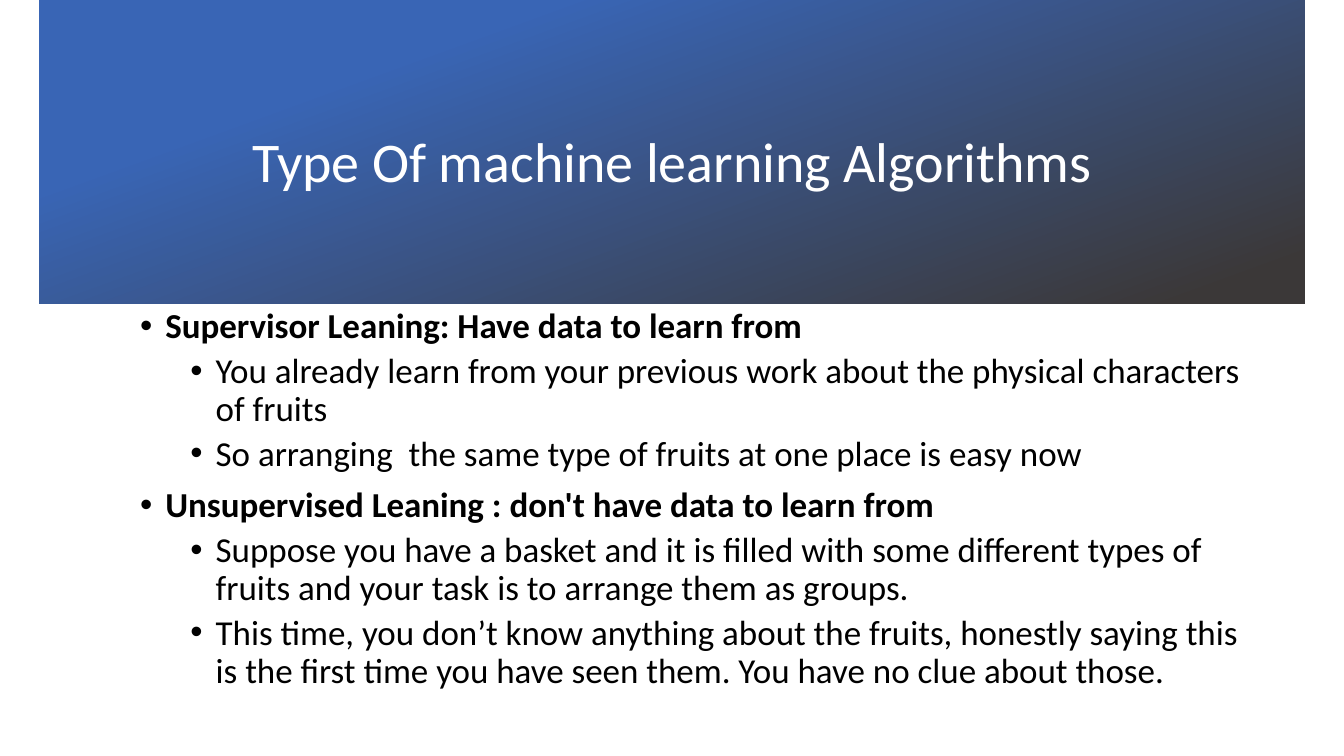
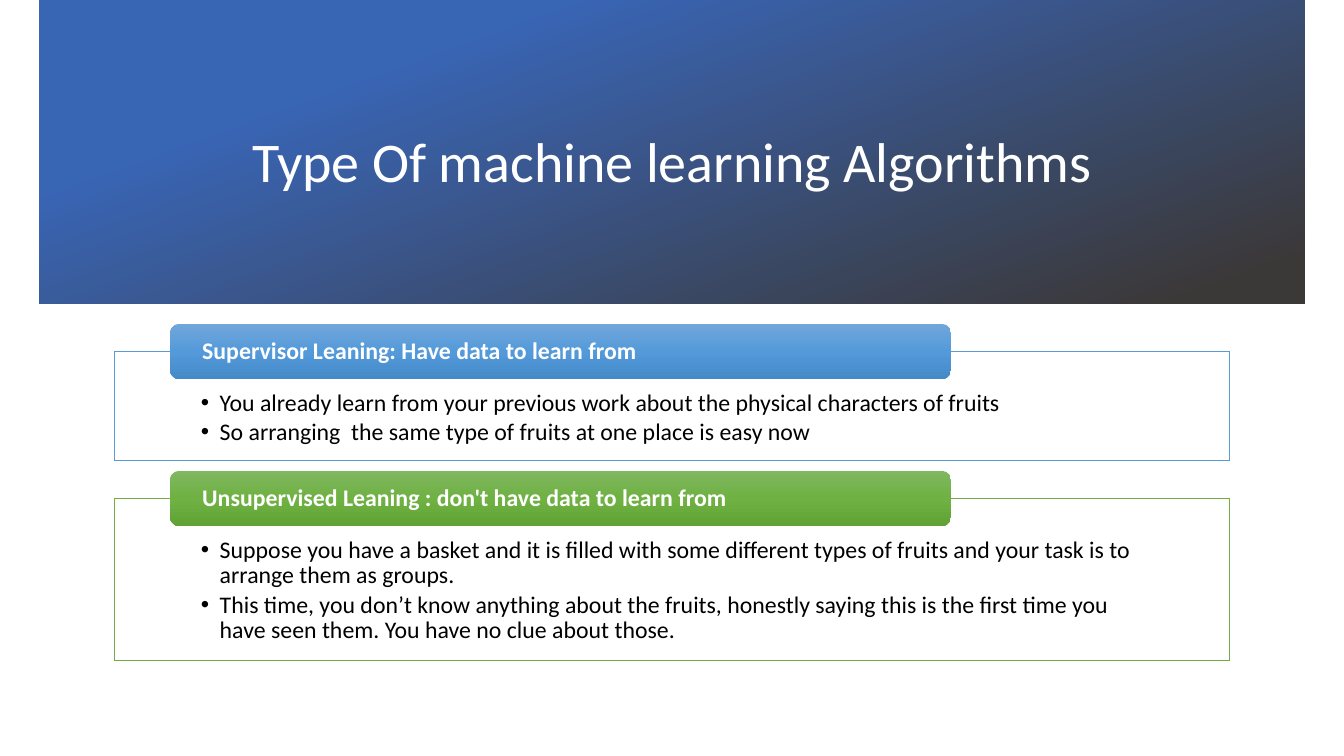
Before and after one commit to hussien89aa/MachineLearning, a slide deck: slide 3 of knn/Presentation1.pptx (slide 2 before the commit). Drawn at 1344x756 pixels with LibreOffice and Linux fonts; fonts in the diff are those of the drawing; background and template pictures are left out. Boxes give left, top, right and bottom in pixels: in the first picture for what was removed or moved away, otherwise in the second. Text is boxed around its words. In the diff, an @@ line names an element or a change of style, - is before the commit and + after.

```diff
--- a/knn/Presentation1.pptx
+++ b/knn/Presentation1.pptx
@@ text at (x1=165, y1=313, x2=1240, y2=523): paragraphs removed @@
-• Supervisor Leaning: Have data to learn from
-  • You already learn from your previous work about the physical characters of fruits
-  • So arranging the same type of fruits at one place is easy now
-• Unsupervised Leaning : don't have data to learn from
@@ text "Suppose you have a basket ..." moved from (x1=165, y1=313, x2=1240, y2=689) to (x1=220, y1=541, x2=1129, y2=638) @@
@@ text "Suppose you have a basket ..." at (x1=220, y1=541, x2=1129, y2=638): size 25 to 17 pt; indent changed; less space between paragraphs @@
@@ group added at (x1=114, y1=324, x2=1230, y2=660): 3 texts, 2 rectangles, 2 rounded rectangles @@
+  • You already learn from your previous work about the physical characters of fruits
+  • So arranging the same type of fruits at one place is easy now
+Supervisor Leaning: Have data to learn from
+Unsupervised Leaning : don't have data to learn from
```
Also in this commit, not shown: 2 other slides changed, 2 slides added, 1 slide removed, 2 other files.
